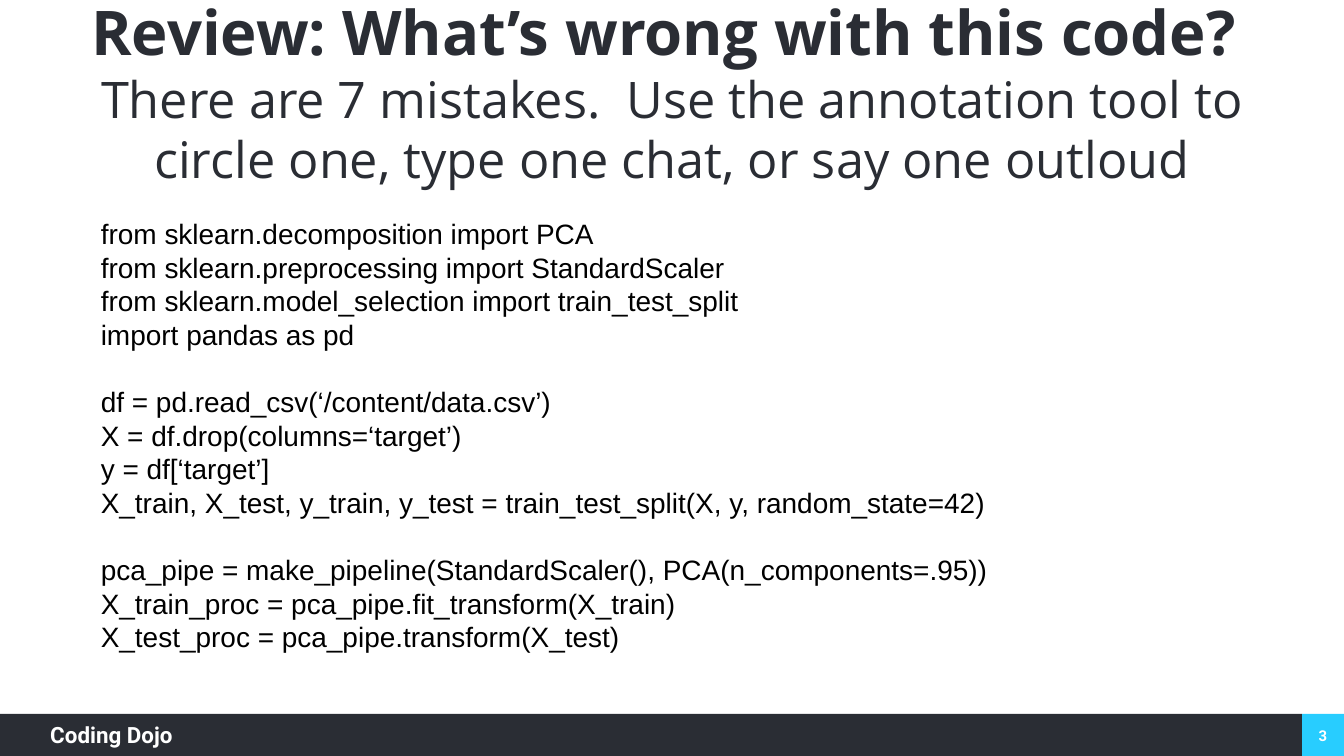
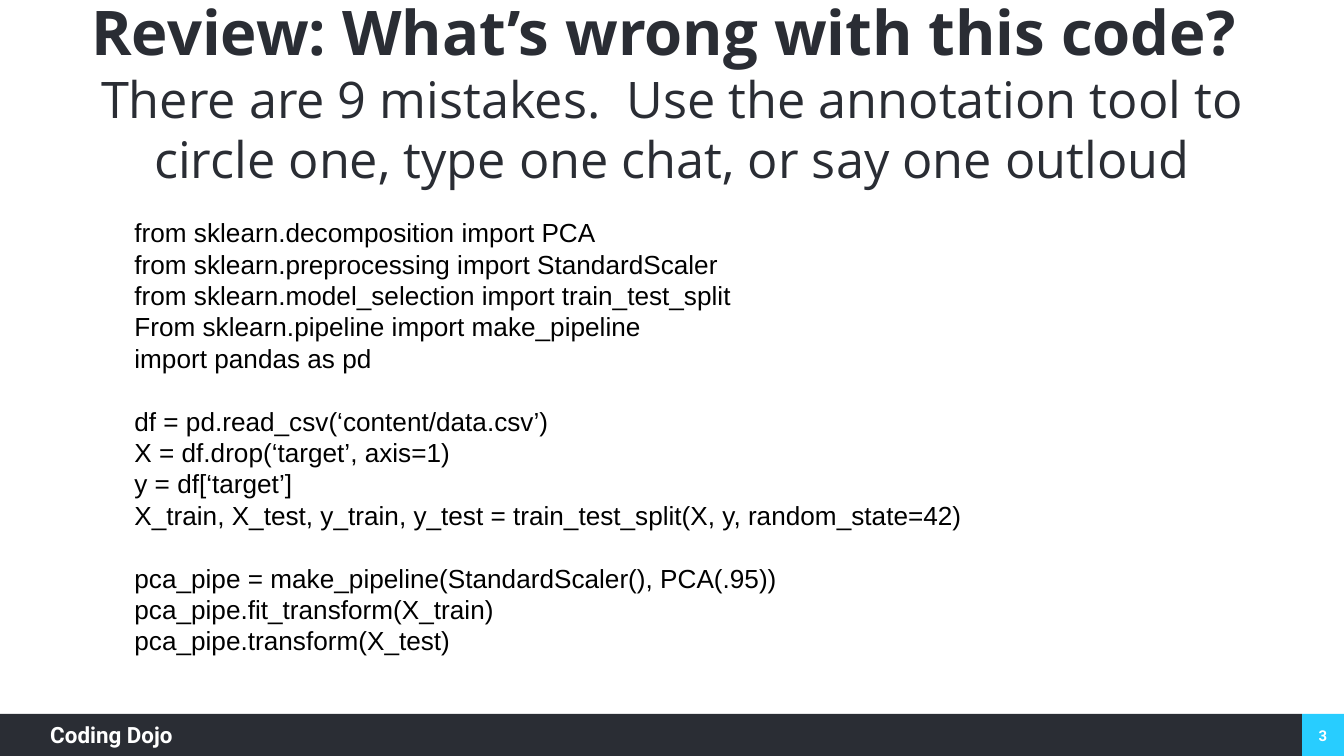
Before and after one commit to coding-dojo-data-science/week-10-lecture-2-feature-engineering, a slide deck: slide 3 of Week 10, Lecture 2 Feature Engineering.pptx. Drawn at 1344x756 pixels with LibreOffice and Linux fonts; fonts in the diff are those of the drawing; background and template pictures are left out. Boxes give left, top, right and bottom in pixels: in the first picture for what was removed or moved away, otherwise in the second. Text is boxed around its words. In the diff, an @@ line names an element or a change of style, - is before the commit and + after.

```diff
--- a/Week 10, Lecture 2 Feature Engineering.pptx
+++ b/Week 10, Lecture 2 Feature Engineering.pptx
@@ title at bbox=[101, 79, 1242, 190]: text changed @@
-There are 7 mistakes. Use the annotation tool to circle one, type one chat, or say one outloud
+There are 9 mistakes. Use the annotation tool to circle one, type one chat, or say one outloud
@@ text at bbox=[134, 223, 961, 531]: size 15 to 14 pt in "from sklearn.decomposition import PCA", "from sklearn.preprocessing import StandardScaler", "from sklearn.model_selection import train_test_split", "import pandas as pd" and 2 more places; indent changed @@
@@ text at bbox=[134, 317, 641, 342]: paragraph added @@
+From sklearn.pipeline import make_pipeline
@@ text at bbox=[134, 412, 548, 468]: text changed; size 15 to 14 pt @@
-df = pd.read_csv(‘/content/data.csv’)
-X = df.drop(columns=‘target’)
+df = pd.read_csv(‘content/data.csv’)
+X = df.drop(‘target’, axis=1)
@@ text at bbox=[134, 569, 776, 656]: text changed; size 15 to 14 pt @@
-pca_pipe = make_pipeline(StandardScaler(), PCA(n_components=.95))
-X_train_proc = pca_pipe.fit_transform(X_train)
-X_test_proc = pca_pipe.transform(X_test)
+pca_pipe = make_pipeline(StandardScaler(), PCA(.95))
+pca_pipe.fit_transform(X_train)
+pca_pipe.transform(X_test)
```
Also in this commit, not shown: 3 other slides changed, 4 other files.
